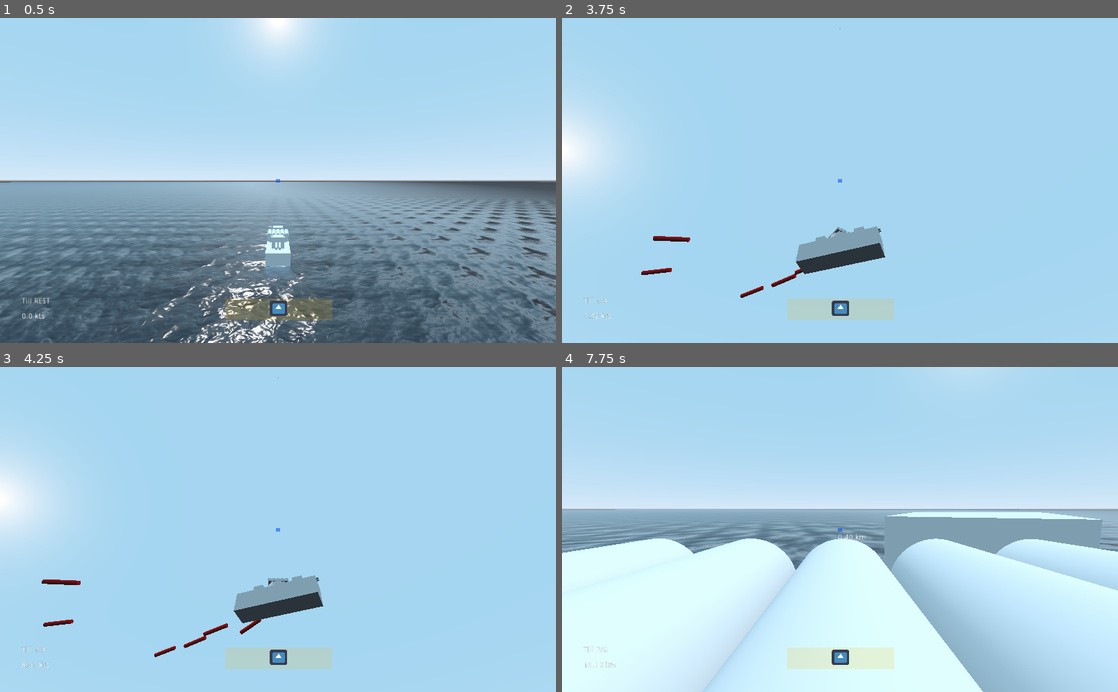
Above: before the commit, frames 1-4 (two rows, left to right).
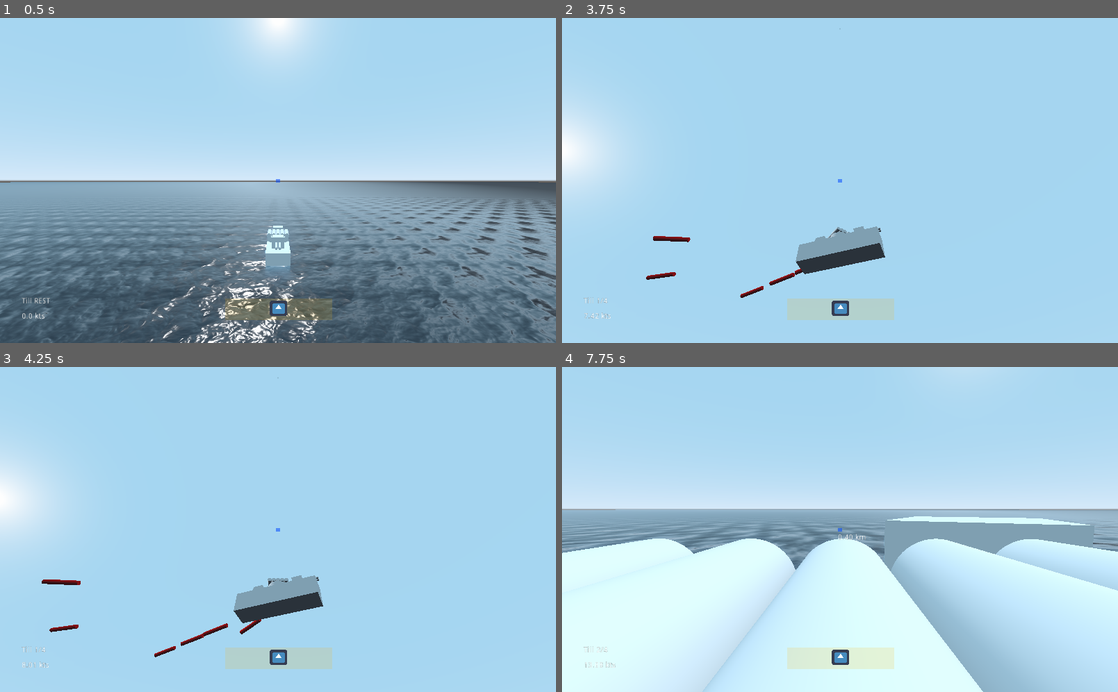
Above: after the commit, the same moments.

Repository: IndustrialDonut/IWARSHIPS
Game: Godot game, scene res://Map.tscn
Two runs of this game, one before a commit and one after it. Both use one fixed random seed, a clock stepped at 60 frames per second and the inputs below. The engine's default icon, where the game draws it, is replaced by a stand-in: a white triangle on a blue panel in a dark square.
Inputs (mouse positions are in pixels of both pictures, inside the frame that each line leads up to):
- Up to frame 1 (0.5 s): no input
- Up to frame 2 (3.75 s): move the mouse to (867, 180) at 0.52 s; hold W (forward) from 0.53 s (still down); click (867, 180) at 0.6 s; tap 3 (select_torpedo) at 0.8, 1.35, 2.3 s; move the mouse to (812, 180) at 1.27 s; click (812, 180) at 1.55 s; move the mouse to (851, 174) at 2.02 s; hold Ctrl (ctrl) 2.03-2.78 s; move the mouse to (812, 245) at 2.77 s; click (812, 245) at 2.85 s; move the mouse to (878, 183) at 3.52 s; right-click (878, 183) at 3.6 s
- Up to frame 3 (4.25 s): keep holding W (forward); tap 3 (select_torpedo) at 3.8 s
- Up to frame 4 (7.75 s): move the mouse to (795, 526) at 4.27 s; tap 3 (select_torpedo) at 4.35, 5.3, 6.8 s; click (795, 526) at 4.55 s; move the mouse to (845, 529) at 5.02 s; hold Shift (sprint) 5.03-5.78 s; move the mouse to (817, 523) at 5.77 s; release W (forward) at 5.78 s; hold D (right) 5.78-6.53 s; tap Mouse wheel up (zoom_in) at 5.85 s; click (817, 523) at 6.05 s; move the mouse to (867, 529) at 6.52 s; hold W (forward) from 6.53 s (still down); tap Mouse wheel down (zoom_out) at 6.6 s; move the mouse to (812, 529) at 7.27 s; click (812, 529) at 7.35 s

Frame 1 is identical in both runs. In frame 2, 0.2% of the frame differs, in the area x 14-58%, y 64-83%; in frame 3, 0.2%; in frame 4, 1.1%, in the area x 58-98%, y 44-55%.

Commit message:
before Propulsion system

Diff:
--- a/Game/Shell203JP.tscn
+++ b/Game/Shell203JP.tscn
@@ -7,6 +7,8 @@
 mid_height = 0.4
 
 [node name="Shell203JP" instance=ExtResource( 1 )]
+linear_damp = 0.0
+angular_damp = 0.0
 
 [node name="MeshInstance" type="MeshInstance" parent="." index="0"]
 mesh = SubResource( 1 )
--- a/Game/ShellBase.gd
+++ b/Game/ShellBase.gd
@@ -3,6 +3,6 @@
 
 
 func _physics_process(delta):
-	$MeshInstance.look_at(linear_velocity, Vector3.UP)
+	$MeshInstance.look_at(linear_velocity + global_transform.origin, Vector3.UP)
 	if self.global_transform.origin.y < -5:
 		self.queue_free()
--- a/Game/Ships/ControlledDD.tscn
+++ b/Game/Ships/ControlledDD.tscn
@@ -17,12 +17,6 @@
 
 [node name="ShipBase" parent="." instance=ExtResource( 1 )]
 
-[node name="TurretDouble" parent="ShipBase/Hull/TurretContainer" index="0" instance=ExtResource( 2 )]
-transform = Transform( 1, 0, 0, 0, 1, 0, 0, 0, 1, 0, 1.42479, -2.00531 )
-
-[node name="TurretDouble2" parent="ShipBase/Hull/TurretContainer" index="1" instance=ExtResource( 2 )]
-transform = Transform( -1, 0, -8.74228e-08, 0, 1, 0, 8.74228e-08, 0, -1, 0, 1.42479, 2.10087 )
-
 [node name="ShipController" parent="." instance=ExtResource( 3 )]
 shipbase = NodePath("../ShipBase")
 
@@ -33,42 +27,51 @@
 [node name="Torps" type="Spatial" parent="Weapons"]
 transform = Transform( 1, 0, 0, 0, 1, 0, 0, 0, 1, 0, 1.67276, 0 )
 
-[node name="MeshInstance" type="MeshInstance" parent="Weapons/Torps"]
+[node name="Tube1" type="MeshInstance" parent="Weapons/Torps"]
 transform = Transform( 1, 0, 0, 0, -4.37114e-08, 1, 0, -1, -4.37114e-08, 0, 0, 0 )
 mesh = SubResource( 1 )
 material/0 = null
 
-[node name="MeshInstance2" type="MeshInstance" parent="Weapons/Torps"]
+[node name="Tube2" type="MeshInstance" parent="Weapons/Torps"]
 transform = Transform( 1, 0, 0, 0, -4.37114e-08, 1, 0, -1, -4.37114e-08, -0.398493, 0, 0 )
 mesh = SubResource( 1 )
 material/0 = null
 
-[node name="MeshInstance3" type="MeshInstance" parent="Weapons/Torps"]
+[node name="Tube3" type="MeshInstance" parent="Weapons/Torps"]
 transform = Transform( 1, 0, 0, 0, -4.37114e-08, 1, 0, -1, -4.37114e-08, -0.805723, 0, 0 )
 mesh = SubResource( 1 )
 material/0 = null
 
-[node name="MeshInstance4" type="MeshInstance" parent="Weapons/Torps"]
+[node name="Tube4" type="MeshInstance" parent="Weapons/Torps"]
 transform = Transform( 1, 0, 0, 0, -4.37114e-08, 1, 0, -1, -4.37114e-08, 0.402337, 0, 0 )
 mesh = SubResource( 1 )
 material/0 = null
 
-[node name="MeshInstance5" type="MeshInstance" parent="Weapons/Torps"]
+[node name="Tube5" type="MeshInstance" parent="Weapons/Torps"]
 transform = Transform( 1, 0, 0, 0, -4.37114e-08, 1, 0, -1, -4.37114e-08, 0.809897, 0, 0 )
 mesh = SubResource( 1 )
+material/0 = null
+
+[node name="Mount" type="MeshInstance" parent="Weapons/Torps"]
+transform = Transform( 1, 0, 0, 0, 1, 0, 0, 0, 1, 0, -1.18059, 0 )
+mesh = SubResource( 2 )
 material/0 = null
 
 [node name="Salvo" type="Timer" parent="Weapons/Torps"]
 wait_time = 0.4
 
-[node name="MeshInstance" type="MeshInstance" parent="Weapons"]
-transform = Transform( 1, 0, 0, 0, 1, 0, 0, 0, 1, 0, 0.492168, 0 )
-mesh = SubResource( 2 )
-material/0 = null
+[node name="Guns" type="Spatial" parent="Weapons"]
+
+[node name="TurretDouble" parent="Weapons/Guns" instance=ExtResource( 2 )]
+transform = Transform( 1, 0, 0, 0, 1, 0, 0, 0, 1, 0, 1.42479, -2.00531 )
+
+[node name="TurretDouble2" parent="Weapons/Guns" instance=ExtResource( 2 )]
+transform = Transform( -1, 0, -8.74228e-08, 0, 1, 0, 8.74228e-08, 0, -1, 0, 1.42479, 2.10087 )
 
 [connection signal="rudder_angle" from="ShipBase" to="ShipController" method="_on_ShipBase_rudder_angle"]
 [connection signal="s_till" from="ShipBase" to="ShipController" method="_on_ShipBase_s_till"]
 [connection signal="speed" from="ShipBase" to="ShipController" method="_on_ShipBase_speed"]
+[connection signal="distance" from="ShipController" to="Weapons" method="_on_ShipController_distance"]
 [connection signal="distance" from="ShipController" to="ShipController/HUD" method="set_distance"]
 [connection signal="timeout" from="Weapons/Torps/Salvo" to="Weapons" method="_on_Salvo_timeout"]
 
--- a/Game/Ships/ShipBase.tscn
+++ b/Game/Ships/ShipBase.tscn
@@ -36,8 +36,6 @@
 
 [node name="Hull" type="Spatial" parent="."]
 
-[node name="TurretContainer" type="Spatial" parent="Hull"]
-
 [node name="MeshInstance" type="MeshInstance" parent="Hull"]
 mesh = SubResource( 1 )
 material/0 = null
@@ -64,3 +62,5 @@
 transform = Transform( 1, 0, 0, 0, 1, 0, 0, 0, 1, 0, -1.06524, 0 )
 
 [node name="CB" type="Spatial" parent="."]
+
+[node name="Propulsion" type="Spatial" parent="."]
--- a/Game/Ships/Weapons.gd
+++ b/Game/Ships/Weapons.gd
@@ -5,13 +5,12 @@
 
 var selected_weapon : int = -1 # start with nothing selected
 
+var muzzle_velocity = 800 # strictly the horizontal velocity, in m/s
+var _muzzle_velocity = muzzle_velocity * CONSTANTS.UNITS_PER_METER
+
 var torp_salvo_size = 3
 
 var _salvo_counter = 0
-
-
-func select(weapon_enum : int):
-	selected_weapon = weapon_enum
 
 
 func _process(delta: float) -> void:
@@ -19,7 +18,10 @@
 	global_transform.origin = shipbase.global_transform.origin
 
 	if Input.is_action_just_pressed("select_torpedo"):
-		select(CONSTANTS.ARM.TORP)
+		_select(CONSTANTS.ARM.TORP)
+
+	if Input.is_action_just_pressed("fire"):
+		_fire()
 
 	var cam = get_viewport().get_camera()
 	var cam_forward = - cam.global_transform.basis.z * 1000
@@ -35,16 +37,19 @@
 	else:
 		$Torps.rotate(- Vector3.UP, delta * 2)
 
-	if Input.is_action_just_pressed("fire"):
-		fire()
+
+func _select(weapon_enum : int):
+	selected_weapon = weapon_enum
 
 
-func fire() -> void:
+func _fire() -> void:
 
 	if selected_weapon == CONSTANTS.ARM.TORP:
 		_launch_torp()
 		_salvo_counter += 1
 		$Torps/Salvo.start()
+	else:
+		_fire_shell()
 
 
 func _on_Salvo_timeout() -> void:
@@ -55,7 +60,24 @@
 		_salvo_counter = 0
 		$Torps/Salvo.stop()
 
+
 func _launch_torp() -> void:
 	var torp = preload("res://Ships/Torpedo_0.tscn").instance()
 	owner.add_child(torp)
 	torp.setup($Torps.global_transform)
+
+
+func _fire_shell():
+	var shell = preload("res://Shell203JP.tscn").instance()
+	owner.add_child(shell)
+	shell.global_transform = $Torps.global_transform
+	shell.linear_velocity = _muzzle_velocity * -shell.global_transform.basis.z
+	var h_time_half = (_current_target_distance / _muzzle_velocity) / 2.0
+	var v0 = h_time_half * 9.8
+
+	shell.linear_velocity.y += v0
+
+
+var _current_target_distance = 0
+func _on_ShipController_distance(dist) -> void:
+	_current_target_distance = dist
--- a/Game/TurretDouble.tscn
+++ b/Game/TurretDouble.tscn
@@ -21,4 +21,5 @@
 [node name="Timer" type="Timer" parent="." index="1"]
 wait_time = 2.0
 autostart = true
+
 [connection signal="timeout" from="Timer" to="." method="_on_Timer_timeout"]
